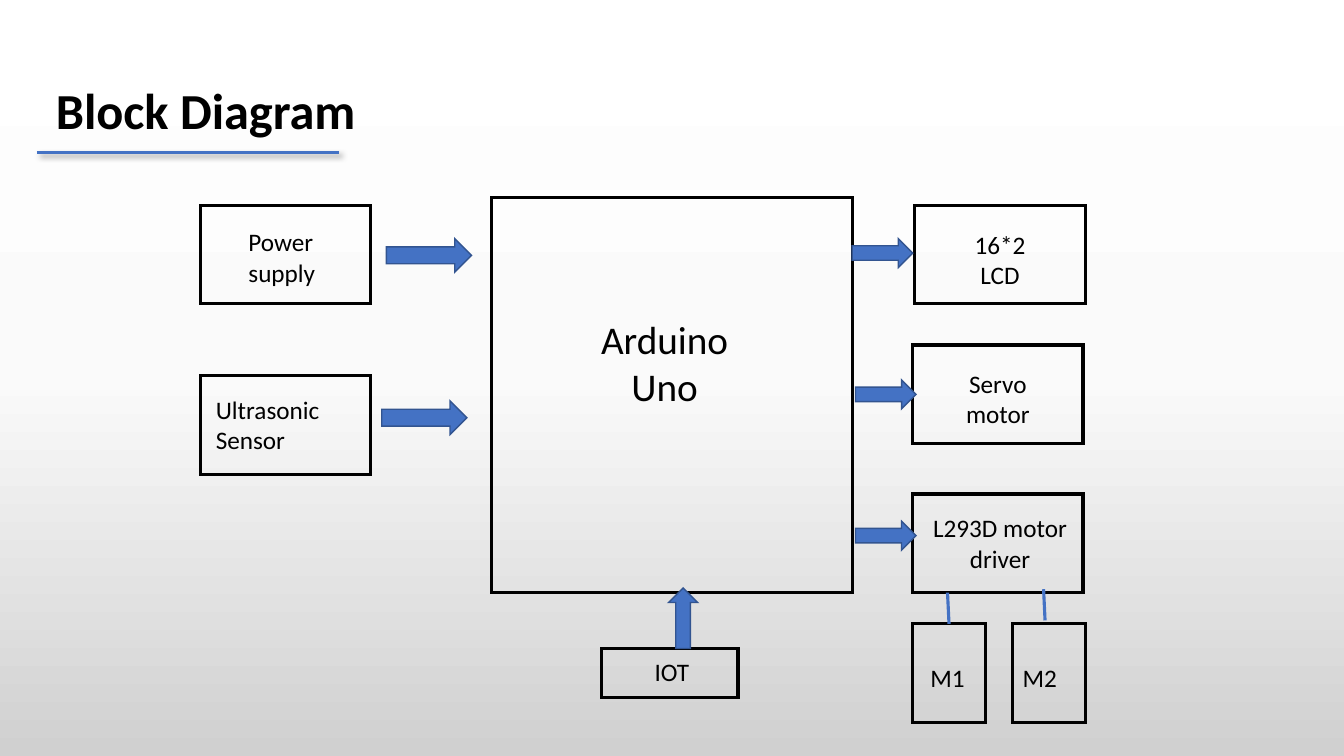
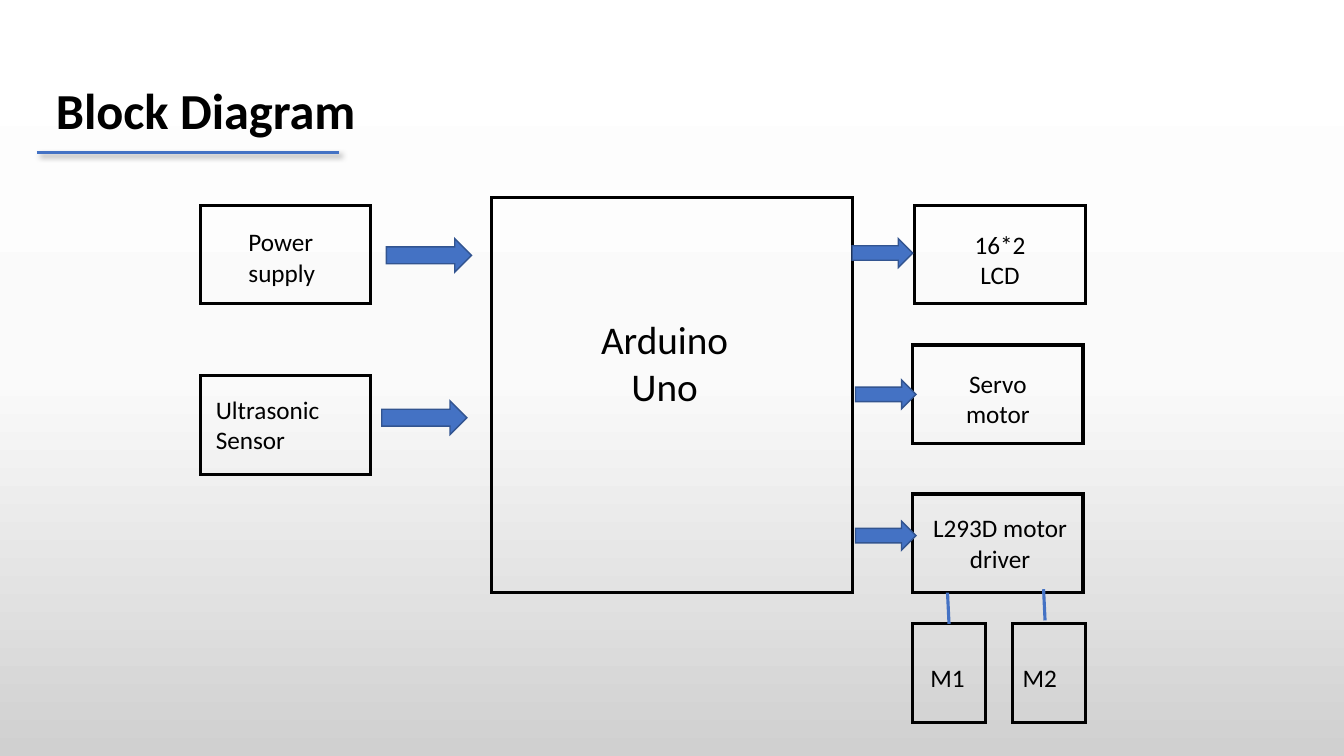
Before and after one commit to dheeraj78/project-4-2, a slide deck: slide 16 of Batch 8 .pptx. Drawn at 1344x756 pixels with LibreOffice and Linux fonts; fonts in the diff are those of the drawing. Boxes give left, top, right and bottom in pixels: in the first picture for what was removed or moved away, otherwise in the second. Text is boxed around its words. In the diff, an @@ line names an element or a change of style, - is before the commit and + after.

```diff
--- a/Batch 8 .pptx
+++ b/Batch 8 .pptx
@@ right arrow removed at [669, 588, 698, 649] @@
@@ rectangle removed at [602, 648, 739, 698] @@
@@ text removed at [655, 664, 690, 681] @@
-IOT
```
Also in this commit, not shown: 1 other slide changed, 4 slides added, 2 slides removed.
